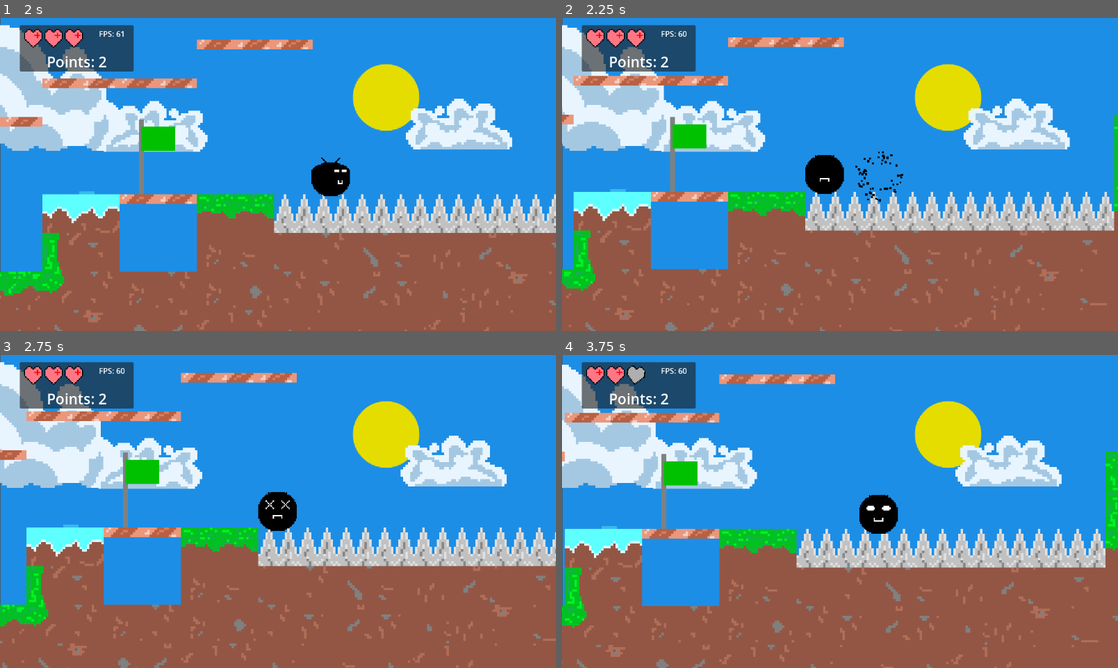
Above: before the commit, frames 1-4 (two rows, left to right).
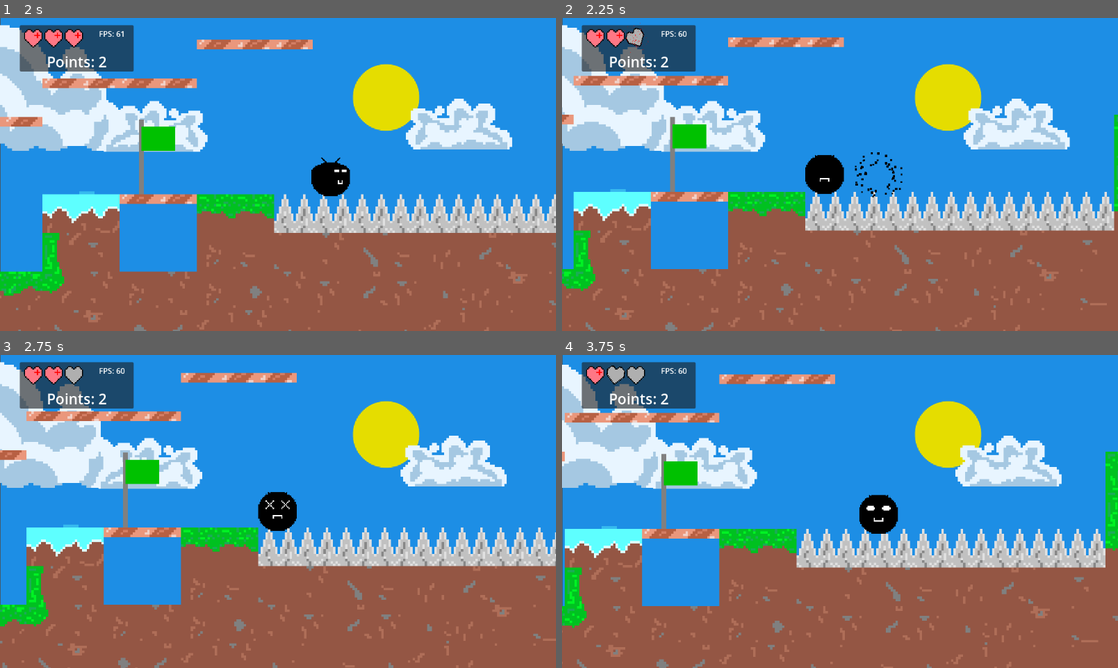
Above: after the commit, the same moments.

Repository: CWmain/Platformer
Game: Godot game, scene res://levels/Test_Level.tscn
Two runs of this game, one before a commit and one after it. Both use one fixed random seed, a clock stepped at 60 frames per second and the inputs below. This scene is started directly instead of the project's main scene. Sound files missing from this copy of the repository are replaced by a short silence.
Inputs (mouse positions are in pixels of both pictures, inside the frame that each line leads up to):
- Up to frame 1 (2 s): move the mouse to (400, 158) at 0.52 s; hold Right (right) from 0.53 s (still down); tap Space (jump) at 0.77, 1.52 s; move the mouse to (166, 190) at 1.27 s
- Up to frame 2 (2.25 s): move the mouse to (895, 105) at 2.02 s; release Right (right) at 2.03 s; hold A (left) from 2.03 s (still down)
- Up to frame 3 (2.75 s): keep holding A (left)
- Up to frame 4 (3.75 s): move the mouse to (812, 574) at 2.77 s; release A (left) at 2.78 s; hold Right (right) from 2.78 s (still down); tap Space (jump) at 3.02 s; move the mouse to (1006, 558) at 3.52 s

Frame 1 is identical in both runs. In frame 2, 0.5% of the frame differs, in the area x 11-62%, y 1-59%; in frame 3, 0.1%; in frame 4, 0.2%.

Commit message:
Fixed issue of player able to have more than max health

Diff:
--- a/Platformer/gui/GameManager.gd
+++ b/Platformer/gui/GameManager.gd
@@ -43,8 +43,7 @@
 func take_damage(amount: int):
 	health -= amount
 	health_bar.display_health(health)
-	if health > 3:
-		return
+	health = min(MAX_HEALTH, health)
 
 	if health <= 0:
 		game_loss()
